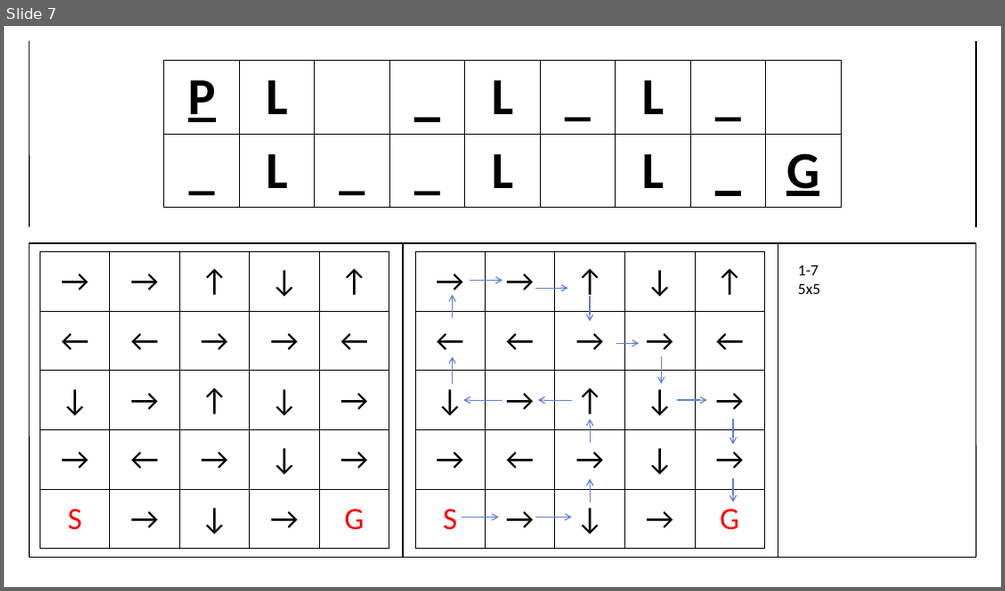
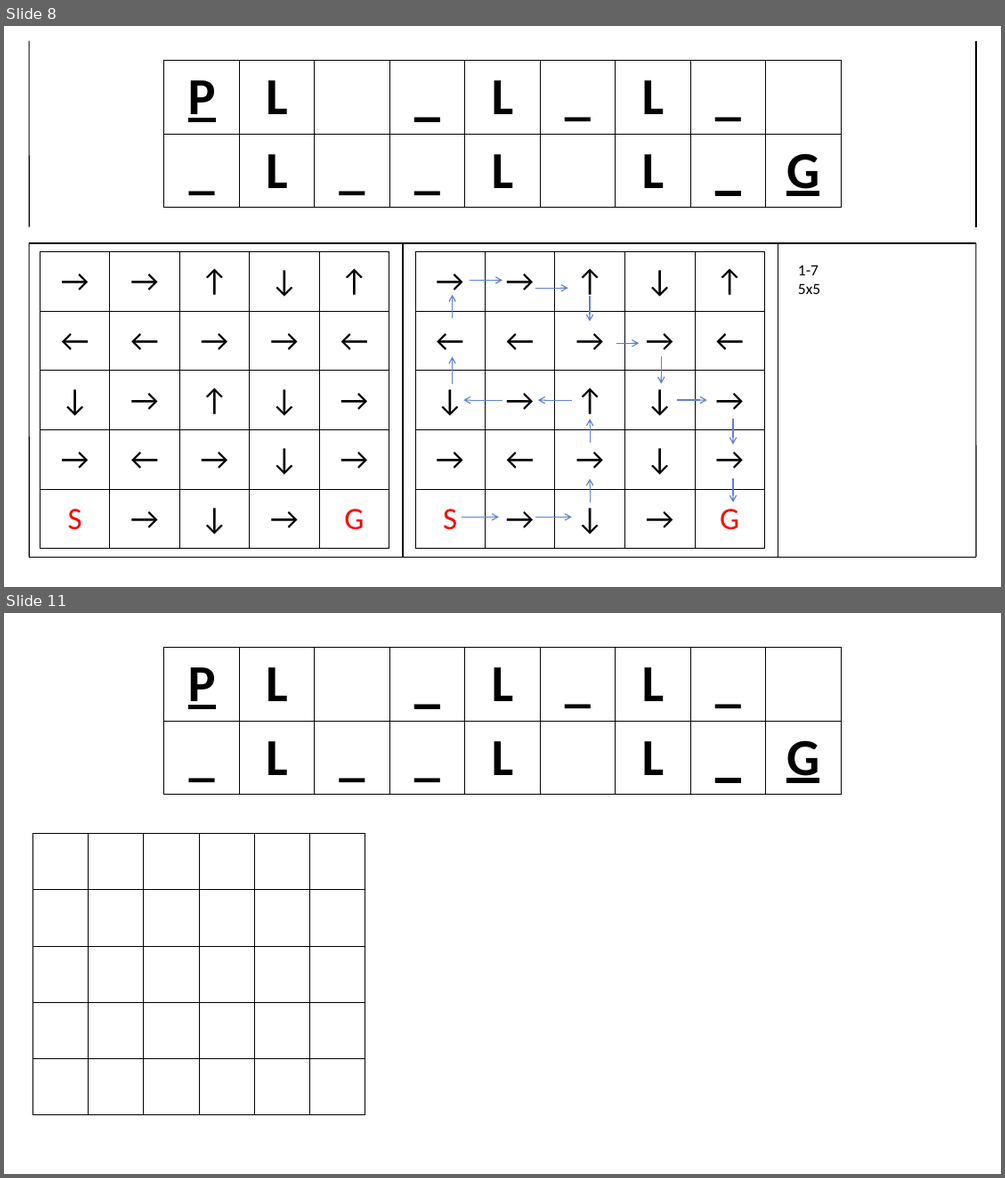
Before and after one commit to BSF0124/Brain-Control, a slide deck: etc/레벨디자인.pptx. Shown one above the other, each under a label of ours: slide 7 before the commit, slides 8 and 11 after it; the slides between them are not shown. The pictures are 1005x591 and 1005x1178 pixels, drawn with LibreOffice and Linux fonts; fonts in the diff are those of the drawing. Boxes give left, top, right and bottom in pixels: in the first picture for what was removed or moved away, otherwise in the second. Text is boxed around its words. In the diff, an @@ line names an element or a change of style, - is before the commit and + after.

```diff
--- a/etc/레벨디자인.pptx
+++ b/etc/레벨디자인.pptx
@@ slide 11 added at box(4, 613, 1001, 1174), background #FFFFFF @@
@@ table added at box(164, 648, 844, 794), 2 rows, 9 columns @@
+P | L |  | _ | L | _ | L | _ | 
+_ | L | _ | _ | L |  | L | _ | G
@@ table added at box(33, 834, 365, 1115), 5 rows, 6 columns @@
+ |  |  |  |  | 
+ |  |  |  |  | 
+ |  |  |  |  | 
+ |  |  |  |  | 
+ |  |  |  |  | 
@@ what was slide 7 is now slide 8 @@
```
Also in this commit, not shown: 1 slide changed, 2 other slides added, 16 other files.
